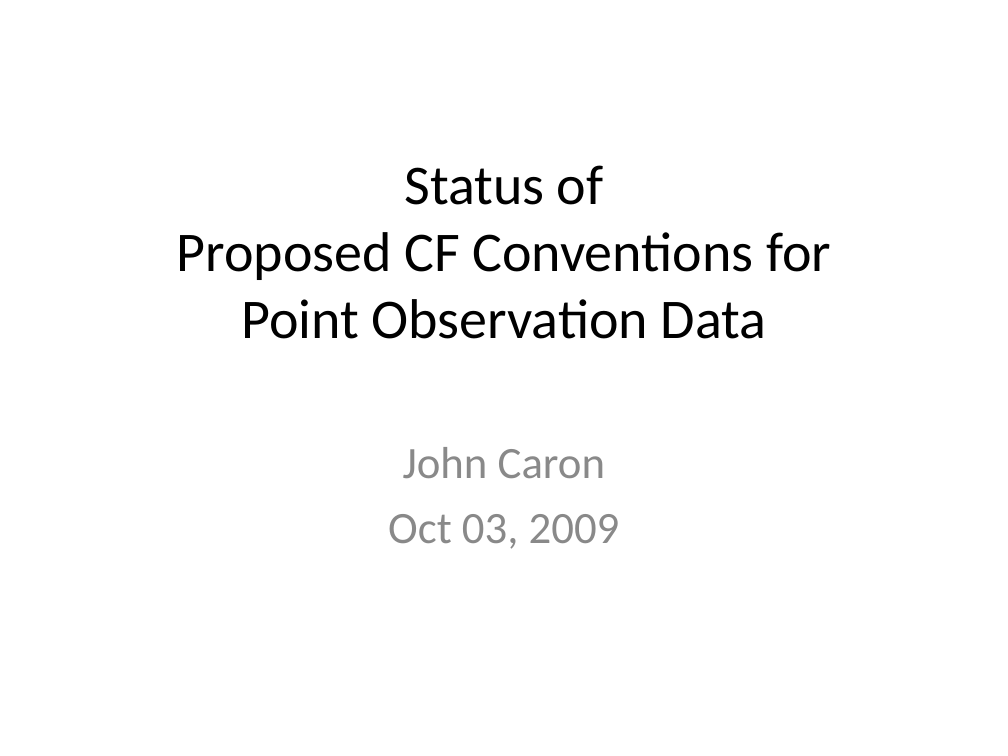
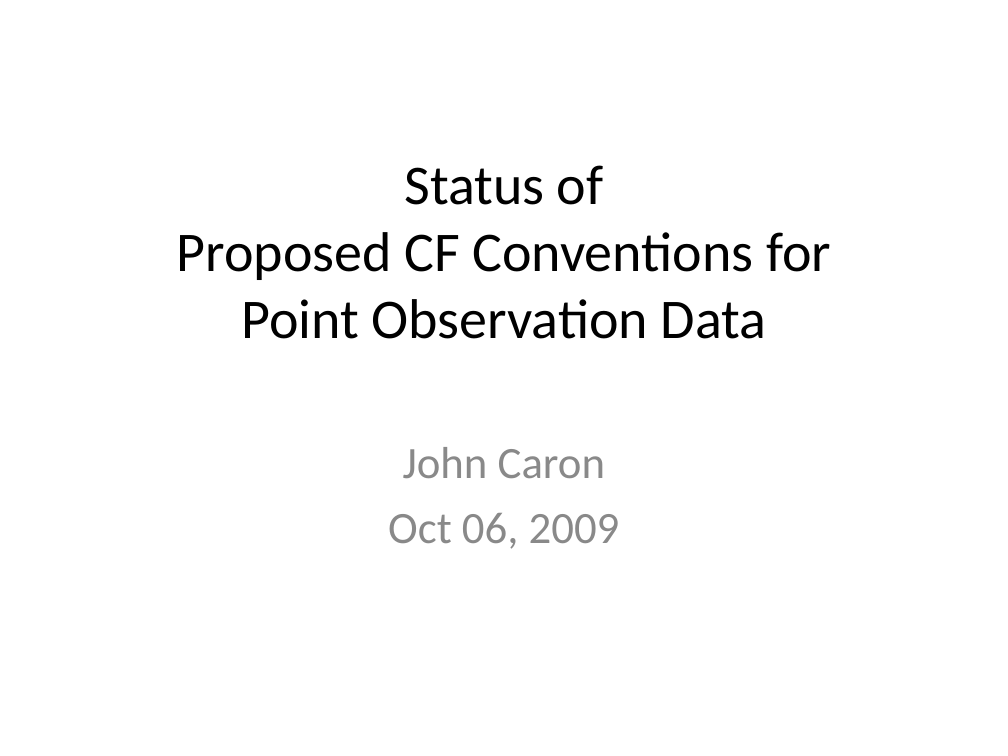
Before and after one commit to ooici-eoi/THREDDS, a slide deck: slide 1 of docs/web/netcdf-java/site/reference/FeatureDatasets/CFPointObs.ppt. Drawn at 1008x756 pixels with LibreOffice and Linux fonts; fonts in the diff are those of the drawing. Boxes give left, top, right and bottom in pixels: in the first picture for what was removed or moved away, otherwise in the second. Text is boxed around its words. In the diff, an @@ line names an element or a change of style, - is before the commit and + after.

```diff
--- a/docs/web/netcdf-java/site/reference/FeatureDatasets/CFPointObs.ppt
+++ b/docs/web/netcdf-java/site/reference/FeatureDatasets/CFPointObs.ppt
@@ subtitle at (388,513,620,549): text changed @@
-Oct 03, 2009
+Oct 06, 2009
```
Also in this commit, not shown: 4 other slides changed, 19 other files.
